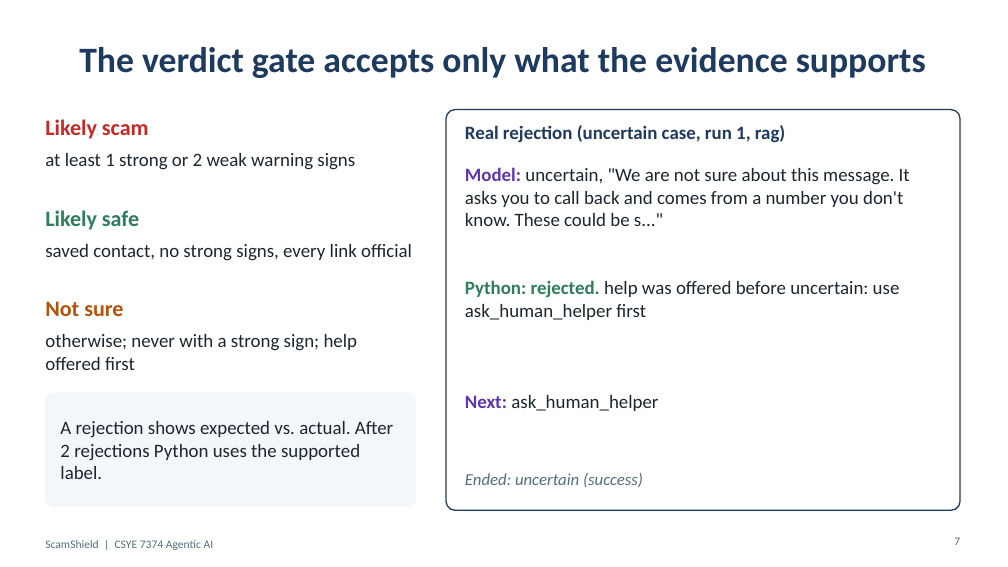
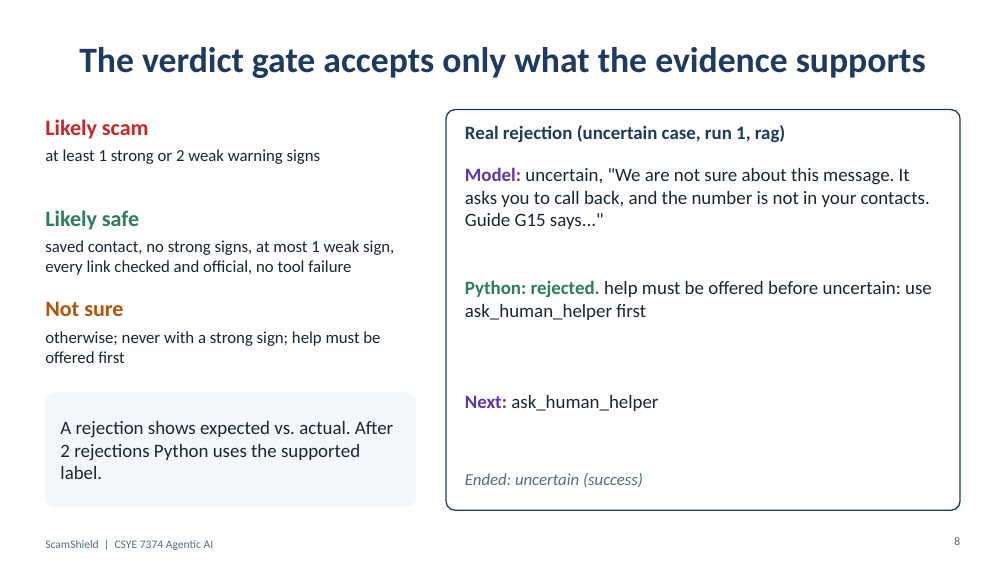
Before and after one commit to ARUNAS95/ScamShield, a slide deck: slide 8 of docs/ScamShield_Presentation.pptx (slide 7 before the commit). Drawn at 1008x567 pixels with LibreOffice and Linux fonts; fonts in the diff are those of the drawing. Boxes give left, top, right and bottom in pixels: in the first picture for what was removed or moved away, otherwise in the second. Text is boxed around its words. In the diff, an @@ line names an element or a change of style, - is before the commit and + after.

Commit message:
Rebuild the project document and presentation from the round-3 evidence

```diff
--- a/docs/ScamShield_Presentation.pptx
+++ b/docs/ScamShield_Presentation.pptx
@@ text "at least 1 strong or ..." at (45,149,321,164): size 18 to 16 pt @@
@@ text at (465,167,930,229): text changed @@
-Model: uncertain, "We are not sure about this message. It asks you to call back and comes from a number you don't know. These could be s..."
+Model: uncertain, "We are not sure about this message. It asks you to call back, and the number is not in your contacts. Guide G15 says..."
@@ text at (45,240,394,275): text changed; size 18 to 16 pt @@
-saved contact, no strong signs, every link official
+saved contact, no strong signs, at most 1 weak sign, every link checked and official, no tool failure
@@ text at (465,280,932,320): text changed @@
-Python: rejected. help was offered before uncertain: use ask_human_helper first
+Python: rejected. help must be offered before uncertain: use ask_human_helper first
@@ text at (45,331,380,363): text changed; size 18 to 16 pt @@
-otherwise; never with a strong sign; help offered first
+otherwise; never with a strong sign; help must be offered first
@@ page number at (954,537,960,545): text changed @@
-7
+8
```
Also in this commit, not shown: 4 other slides changed, 2 slides added, 1 slide removed, 2 other files.
